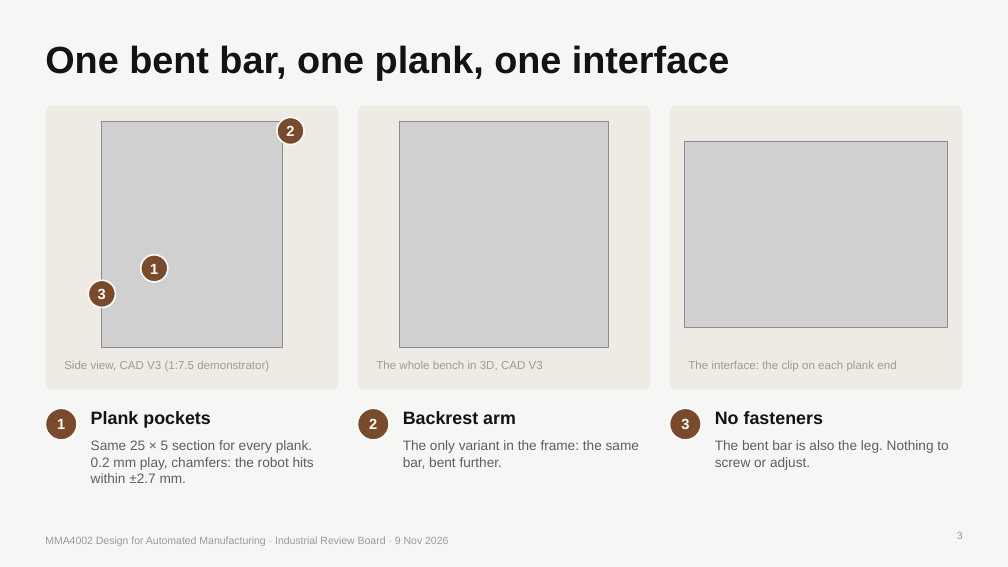
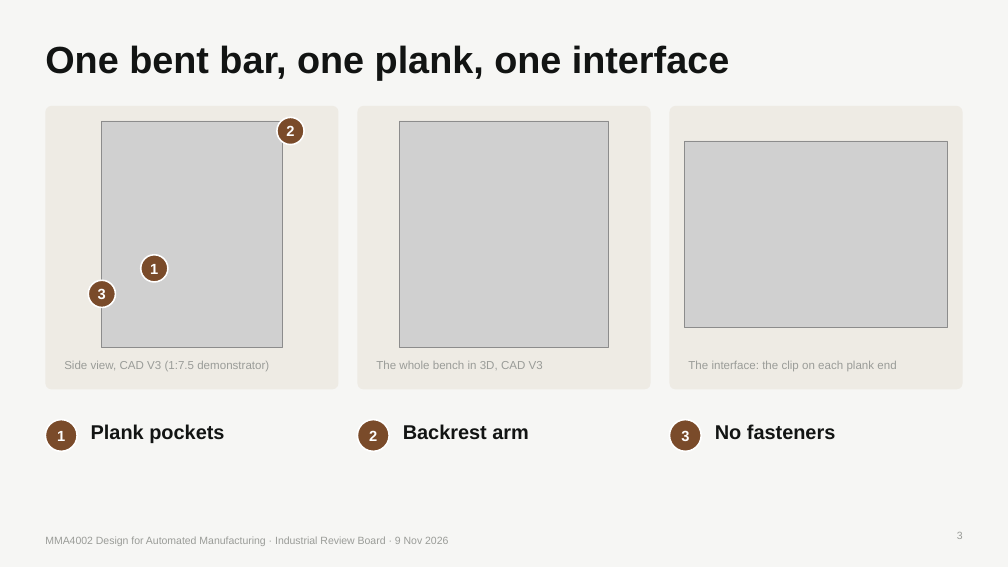
Before and after one commit to bjorgex/mma4002-h26-outdoor-furniture, a slide deck: slide 3 of assignment-5-industrial-review-board-presentation/MMA4002_IRB_Outdoor_Bench_v2.pptx. Drawn at 1008x567 pixels with LibreOffice and Linux fonts; fonts in the diff are those of the drawing; grey boxes stand for pictures. Boxes give left, top, right and bottom in pixels: in the first picture for what was removed or moved away, otherwise in the second. Text is boxed around its words. In the diff, an @@ line names an element or a change of style, - is before the commit and + after.

```diff
--- a/assignment-5-industrial-review-board-presentation/MMA4002_IRB_Outdoor_Bench_v2.pptx
+++ b/assignment-5-industrial-review-board-presentation/MMA4002_IRB_Outdoor_Bench_v2.pptx
@@ text removed at bbox=[91, 440, 314, 483] @@
-Same 25 × 5 section for every plank. 0.2 mm play, chamfers: the robot hits within ±2.7 mm.
@@ text removed at bbox=[403, 440, 639, 469] @@
-The only variant in the frame: the same bar, bent further.
@@ 3 ellipses: place and size @@
-3 ellipses at bbox=[45, 408, 702, 440]
+3 ellipses at bbox=[45, 420, 702, 451]
@@ 3 texts: place and size @@
-3 texts at bbox=[91, 411, 823, 428]
+3 texts at bbox=[91, 424, 835, 443]
@@ size 17 to 19 pt in 3 elements at bbox=[91, 424, 224, 443], bbox=[403, 424, 529, 440], bbox=[715, 424, 835, 440] @@
@@ text removed at bbox=[715, 440, 948, 470] @@
-The bent bar is also the leg. Nothing to screw or adjust.
```
Also in this commit, not shown: 7 other slides changed, 3 other files.
